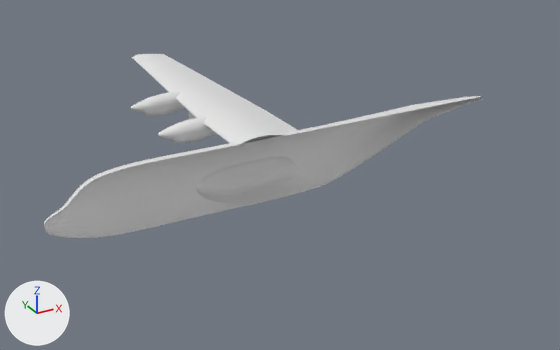
An edit to the Blender file c130/openfoam/models/blend/c130_tail_off.blend, drawn before and after from the same camera.
The view is the same before and after, from a 50 mm camera at (-19.1, -37.5, 18.5) aimed at (1.6, 0.1, -0.3). Every picture has the same lights, and +X, +Y and +Z are marked at lower left.

Before the edit, the objects in view are built like this:
```python
me_cylinder = bpy.data.meshes.new('Cylinder')
me_cylinder.from_pydata(...)  # 9774 vertices, 10113 faces; spans x -12.5..17.3, y 0.0..20.2, z -1.8..2.8
ob_fuselage = bpy.data.objects.new('Fuselage', me_cylinder)
ob_fuselage.location = (0.0, 0.0, 0.0)
```
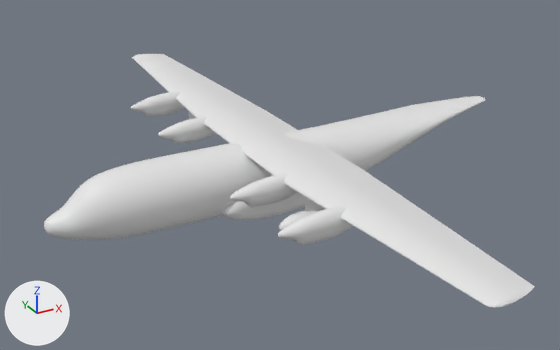
Location of each change, [x1, y1, x2, y2] in pixels of the pictures (560 x 350 px):
'Fuselage', modifiers changed (12% wider, 38% taller): before [44, 54, 483, 238]; after [44, 54, 535, 308]

Diff of the bpy script that builds the scene:
```diff
--- a/c130/openfoam/models/blend/c130_tail_off.blend.py
+++ b/c130/openfoam/models/blend/c130_tail_off.blend.py
@@ ob_fuselage @@
 ob_fuselage.location = (0.0, 0.0, 0.0)
+_m = ob_fuselage.modifiers.new('Mirror', 'MIRROR')
+_m.use_axis = (False, True, False)
```
